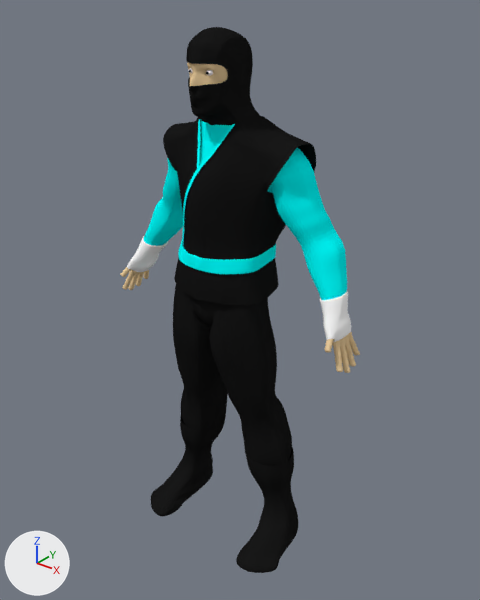
A saved change to the Blender file Male Character Base (Clothed & Rigged).blend.
Before and after are seen from a camera (50 mm lens) standing at (1.253, -1.495, 1.867) and looking at (0.026, 0.039, 0.916). Arrows for +X, +Y and +Z are at lower left; the lights stay in place.

In view in the first picture: 'Character'.
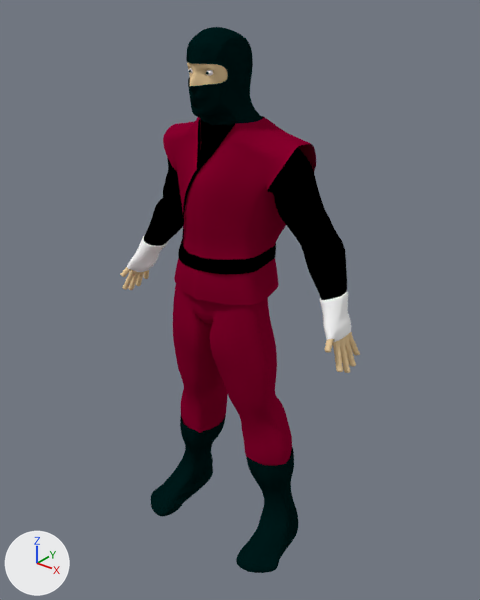
Location of each change, (x1, y1, x2, y2) in pixels of the pictures (480 x 600 px):
'Character', recoloured (black to red): (141, 27, 348, 573) in both
part 1 of me_plane, recoloured (black to red): (163, 116, 316, 466) in both

What the commit changed:
Material 'Material.005' (mat_material_005) changes colour from black #000000 to red #89002e; in linear values from (0.0, 0.0, 0.0) to (0.25, 0.0, 0.027).
Material 'Material.006' (mat_material_006) changes colour from black #191919 to black #001919; in linear values from (0.01, 0.01, 0.01) to (0.0, 0.01, 0.01).
Material 'Material.004' (mat_material_004) changes colour from black #191919 to black #001919; in linear values from (0.01, 0.01, 0.01) to (0.0, 0.01, 0.01).
Material 'Material.009' (mat_material_009) changes colour from cyan #00ffff to black #000000; in linear values from (0.0, 1.0, 1.0) to (0.0, 0.0, 0.0).
Material 'Material.002' (mat_material_002) changes colour from cyan #00ffff to black #000000; in linear values from (0.0, 1.0, 1.0) to (0.0, 0.0, 0.0).
Material 'Material.008' (mat_material_008) changes colour from cyan #00ffff to black #000000; in linear values from (0.0, 1.0, 1.0) to (0.0, 0.0, 0.0).
me_plane has 11228 vertices, 10678 faces and spans x -4.7..4.7, y 0.0..16.7, z -1.9..1.6.
me_plane is used by ob_character; location (0.0, 0.0, 0.0); rotation (1.571, 0.0, -3.142), in degrees (90, 0, -180); scale (0.1, 0.105, 0.1).
me_plane part 1: all 3460 faces that had it switch from mat_material (black #191919) to mat_material_005 (red #89002e).
me_plane now uses material mat_material_004.
